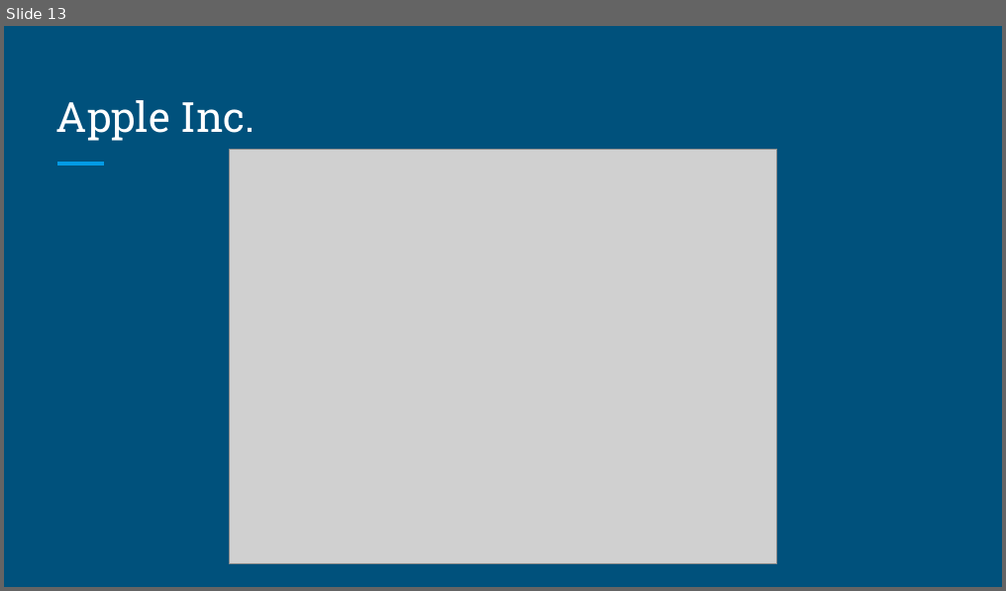
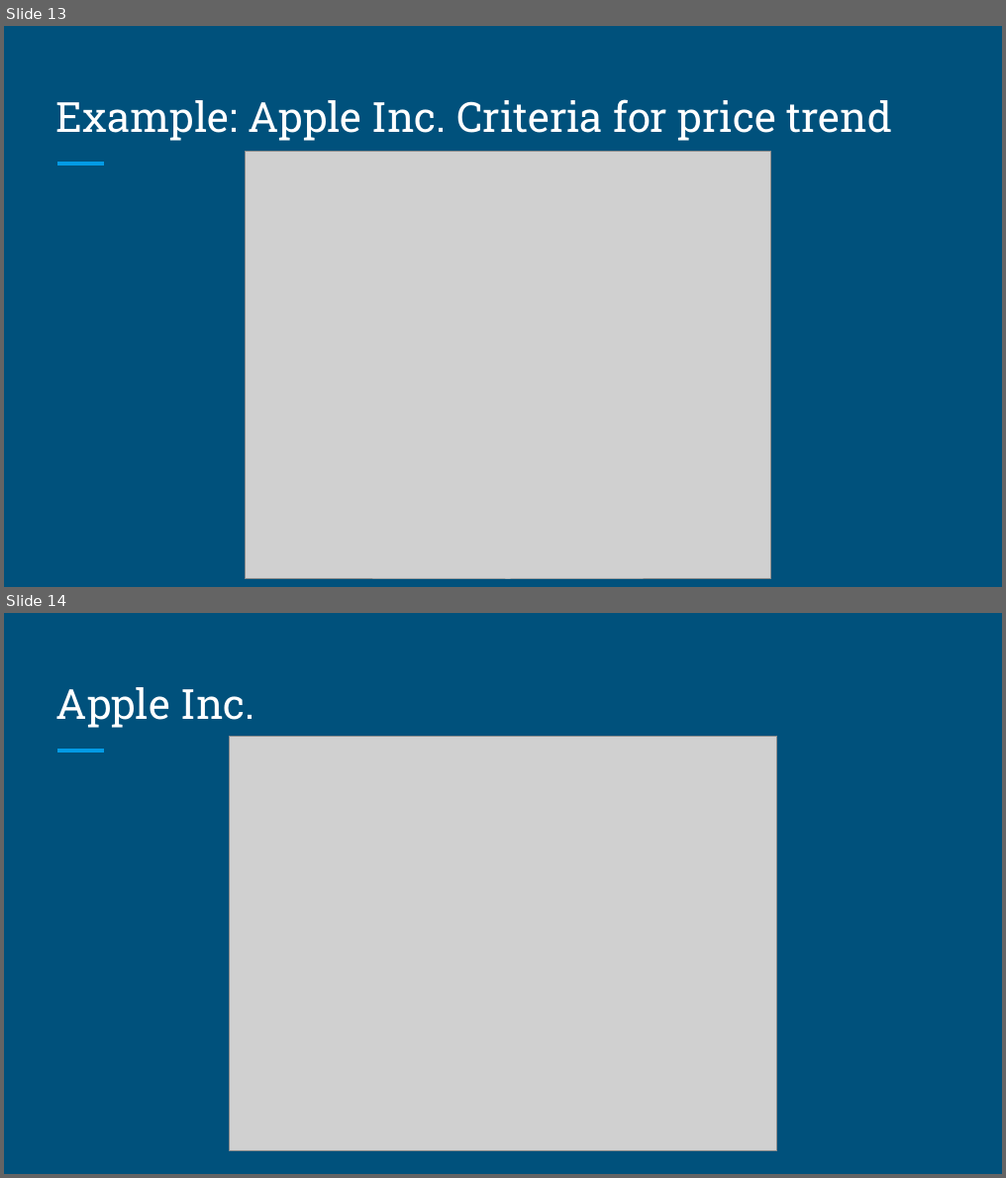
Before and after one commit to reasonwow/Stock_Prediction_Scala, a slide deck: Presentation/ScalaTeam9FinalPresentation.pptx. Shown one above the other, each under a label of ours: slide 13 before the commit, slides 13 and 14 after it. The pictures are 1006x591 and 1006x1178 pixels, drawn with LibreOffice and Linux fonts; fonts in the diff are those of the drawing; grey boxes stand for pictures. Boxes give left, top, right and bottom in pixels: in the first picture for what was removed or moved away, otherwise in the second. Text is boxed around its words. In the diff, an @@ line names an element or a change of style, - is before the commit and + after.

```diff
--- a/Presentation/ScalaTeam9FinalPresentation.pptx
+++ b/Presentation/ScalaTeam9FinalPresentation.pptx
@@ slide 13 added at [4, 26, 1002, 587], background #00517C; not listed: 1 template element that a slide beside it also shows @@
@@ title added at [56, 99, 892, 141], 30 pt, text #FFFFFF @@
+Example: Apple Inc. Criteria for price trend
@@ picture added at [245, 151, 770, 578] @@
@@ what was slide 13 is now slide 14 @@
```
Also in this commit, not shown: 1 slide changed, 2 other slides added.
